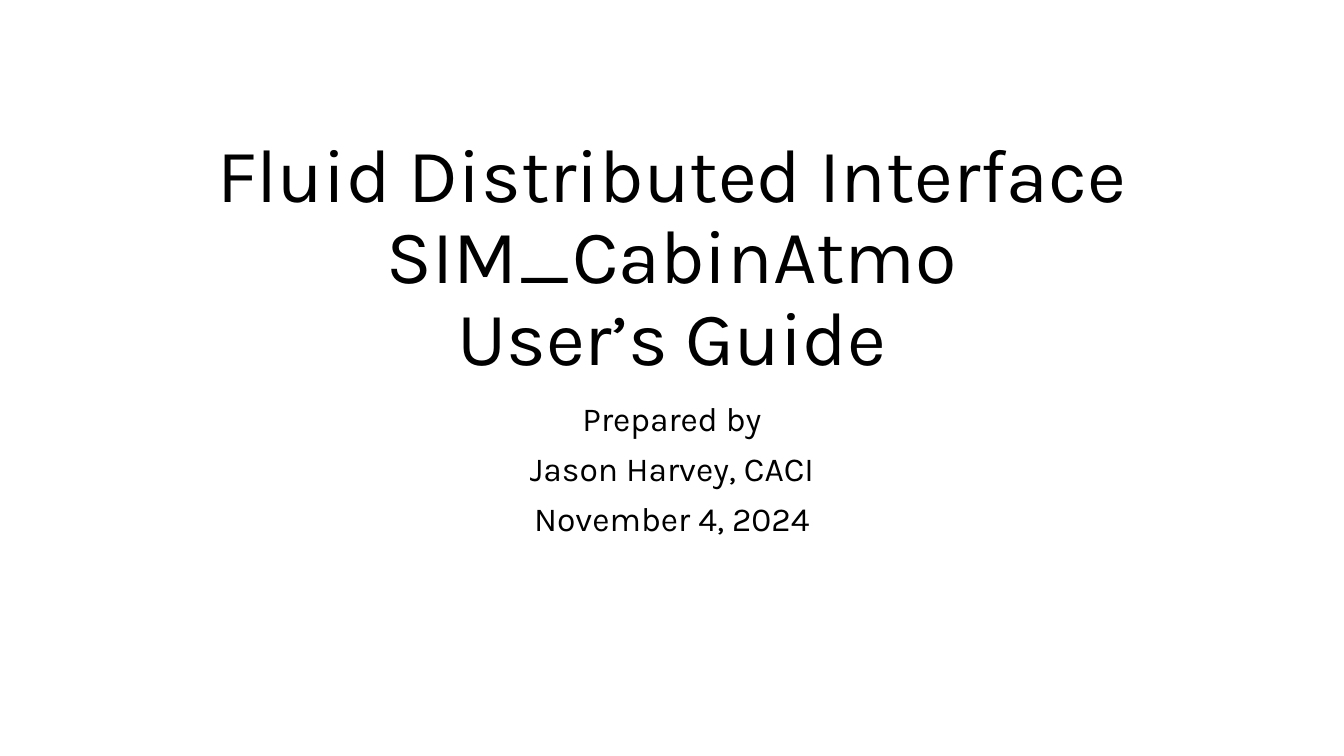
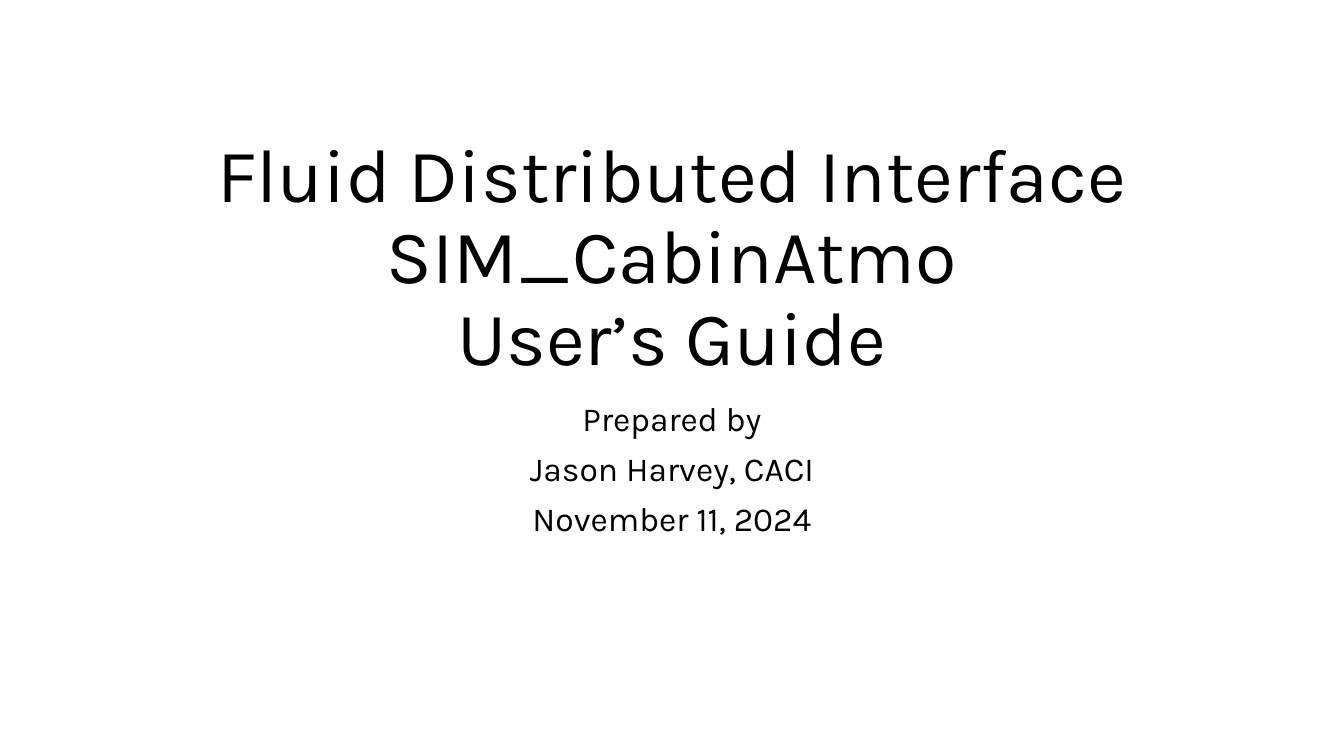
Before and after one commit to nasa/TrickHLA, a slide deck: slide 1 of docs/DistIf/User_Guide.pptx. Drawn at 1344x756 pixels with LibreOffice and Linux fonts; fonts in the diff are those of the drawing. Boxes give left, top, right and bottom in pixels: in the first picture for what was removed or moved away, otherwise in the second. Text is boxed around its words. In the diff, an @@ line names an element or a change of style, - is before the commit and + after.

Commit message:
Updated DistIF user manual.

```diff
--- a/docs/DistIf/User_Guide.pptx
+++ b/docs/DistIf/User_Guide.pptx
@@ subtitle at (532,508,812,535): text changed @@
-November 4, 2024
+November 11, 2024
```
Also in this commit, not shown: 3 other slides changed.
